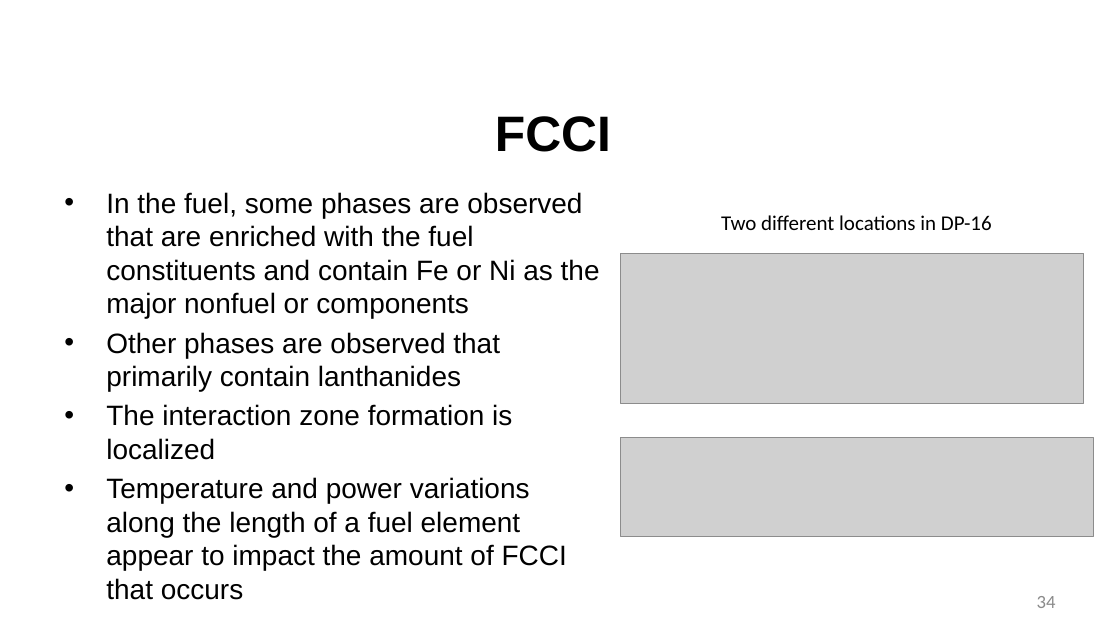
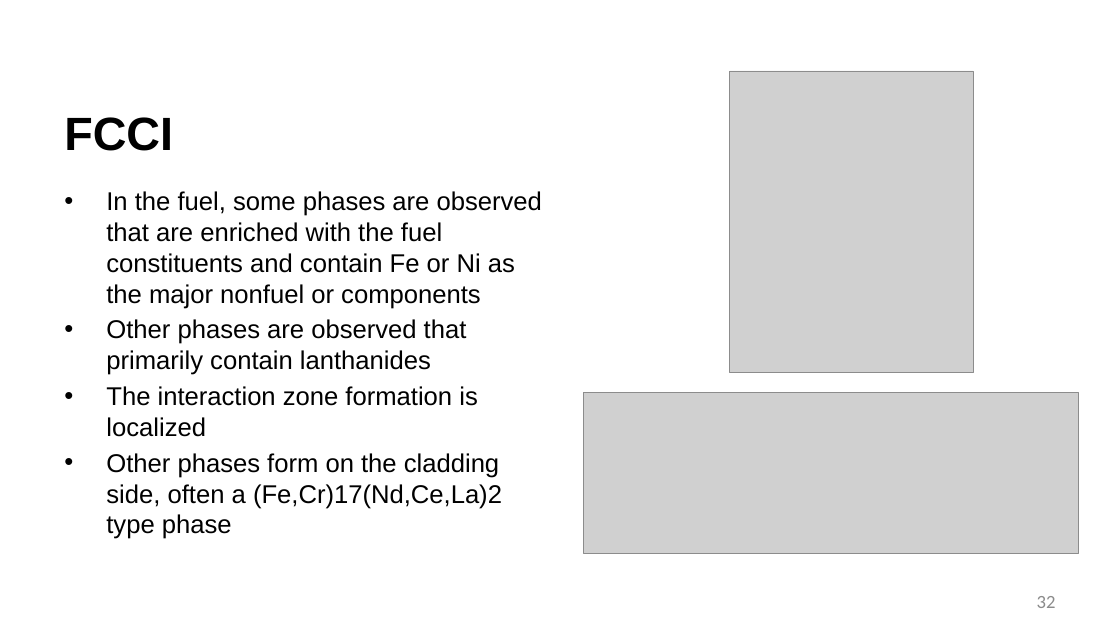
Before and after one commit to benbeeler/TEACHING, a slide deck: slide 32 of Advanced Reactor Materials/Fall2025/Lec10_SFRs.pptx (slide 34 before the commit). Drawn at 1120x630 pixels with LibreOffice and Linux fonts; fonts in the diff are those of the drawing; grey boxes stand for pictures; background and template pictures are left out. Boxes give left, top, right and bottom in pixels: in the first picture for what was removed or moved away, otherwise in the second. Text is boxed around its words. In the diff, an @@ line names an element or a change of style, - is before the commit and + after.

```diff
--- a/Advanced Reactor Materials/Fall2025/Lec10_SFRs.pptx
+++ b/Advanced Reactor Materials/Fall2025/Lec10_SFRs.pptx
@@ title "FCCI" at (64, 117, 173, 151): size 42.7 to 40 pt; alignment centre to left @@
@@ picture added at (730, 71, 973, 372) @@
@@ text at (106, 191, 542, 437): size 24 to 22 pt in "In the fuel, some phases are observed ...", "Other phases are observed that primarily contain ...", "The interaction zone formation is localized" @@
@@ text removed at (721, 215, 992, 230) @@
-Two different locations in DP-16
@@ picture: place and size @@
-picture at (621, 253, 1084, 403)
+picture at (584, 392, 1079, 553)
@@ picture removed at (621, 438, 1093, 537) @@
@@ text at (106, 453, 502, 539): text changed; size 24 to 22 pt @@
-• Temperature and power variations along the length of a fuel element appear to impact the amount of FCCI that occurs
+• Other phases form on the cladding side, often a (Fe,Cr)17(Nd,Ce,La)2 type phase
@@ page number at (1037, 596, 1056, 608): text changed @@
-34
+32
```
Also in this commit, not shown: 31 other slides changed, 24 slides removed, 7 other files.
